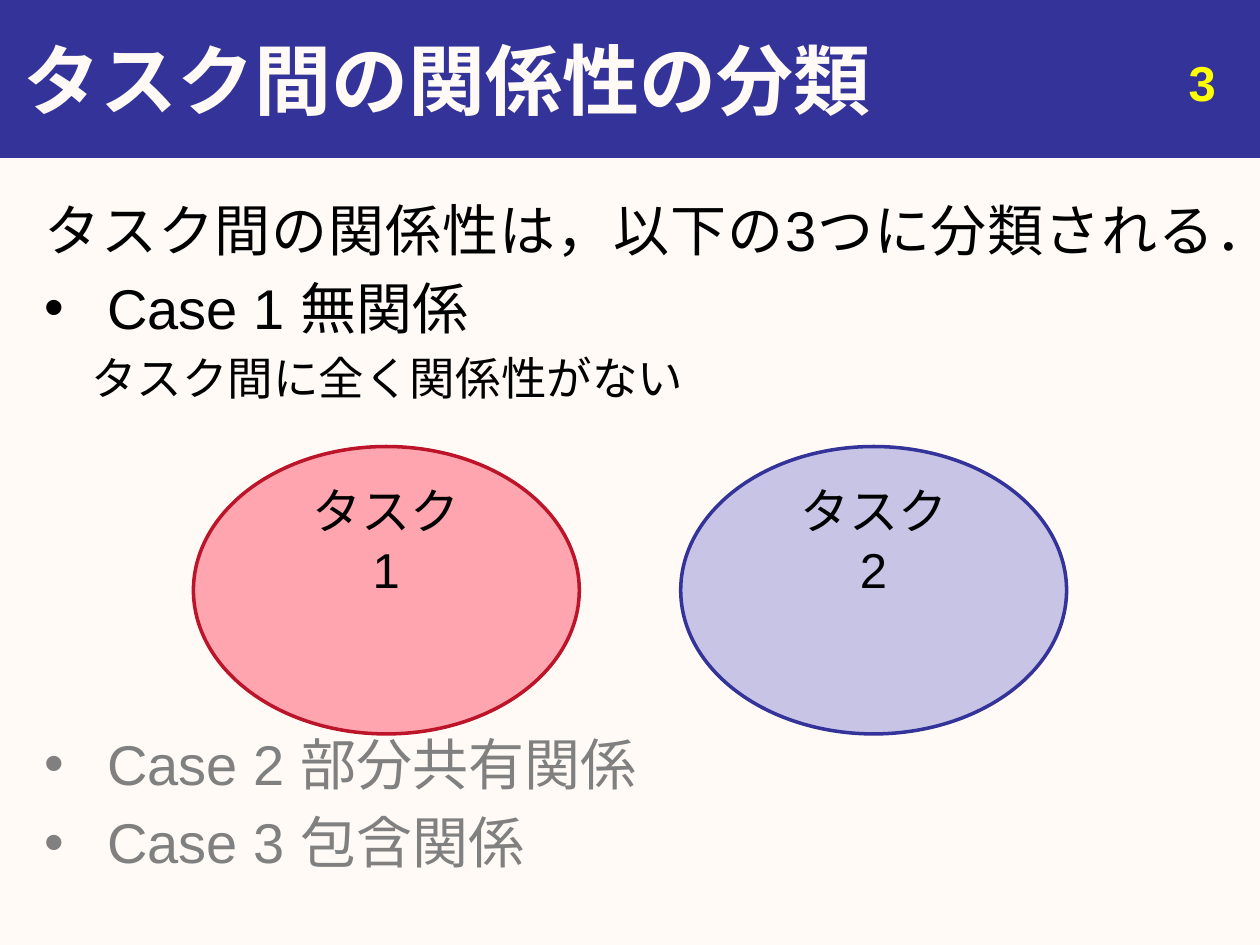
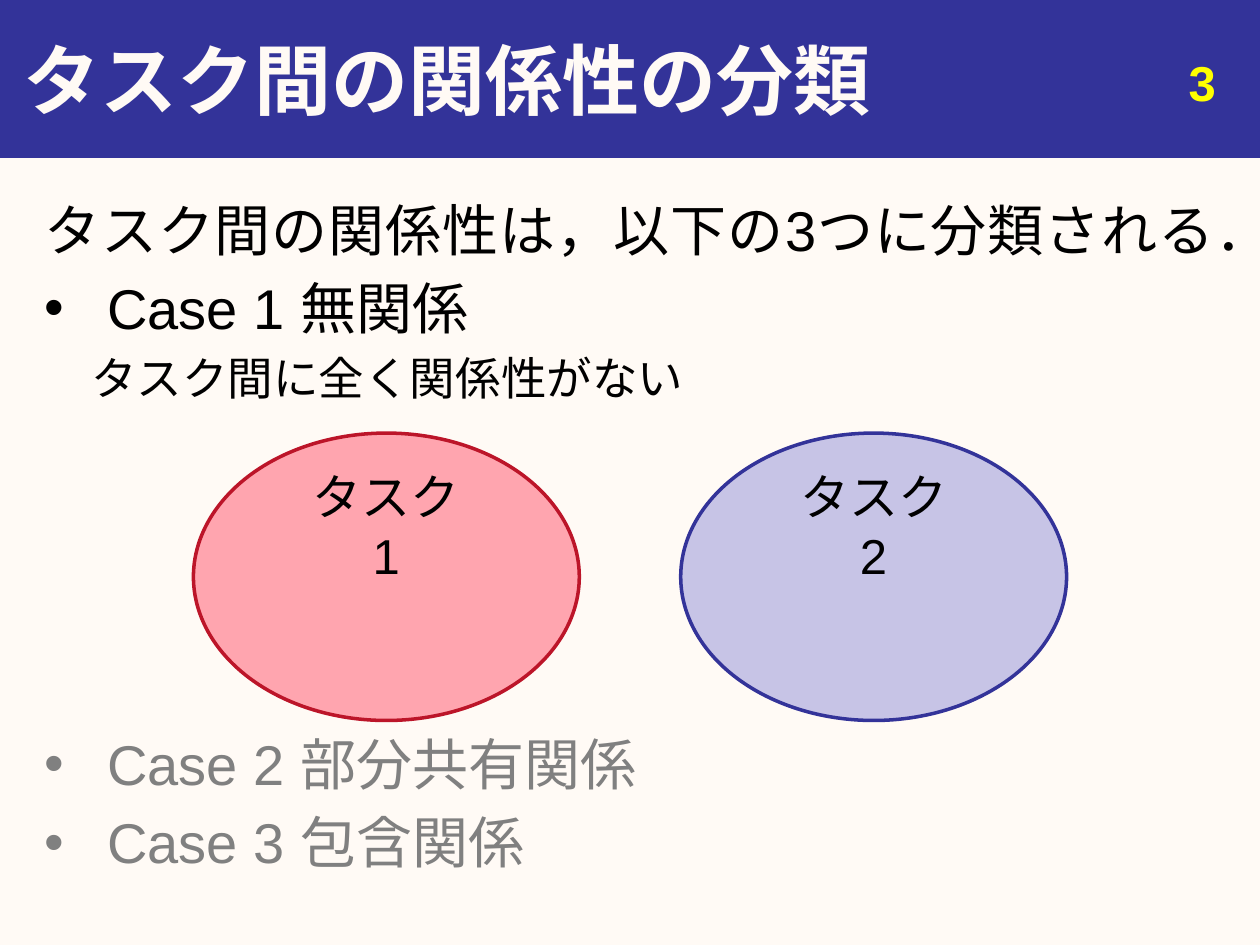
Before and after one commit to youle921/Slide-maintain, a slide deck: slide 4 of abstract/Slides/20200217_urita_graduation_v3.pptx. Drawn at 1260x945 pixels with LibreOffice and Linux fonts; fonts in the diff are those of the drawing. Boxes give left, top, right and bottom in pixels: in the first picture for what was removed or moved away, otherwise in the second. Text is boxed around its words. In the diff, an @@ line names an element or a change of style, - is before the commit and + after.

```diff
--- a/abstract/Slides/20200217_urita_graduation_v3.pptx
+++ b/abstract/Slides/20200217_urita_graduation_v3.pptx
@@ 2 texts, 2 ellipses moved together from (x1=194, y1=446, x2=1066, y2=733) to (x1=194, y1=433, x2=1066, y2=721) @@
```
Also in this commit, not shown: 5 other slides changed, 2 other files.
